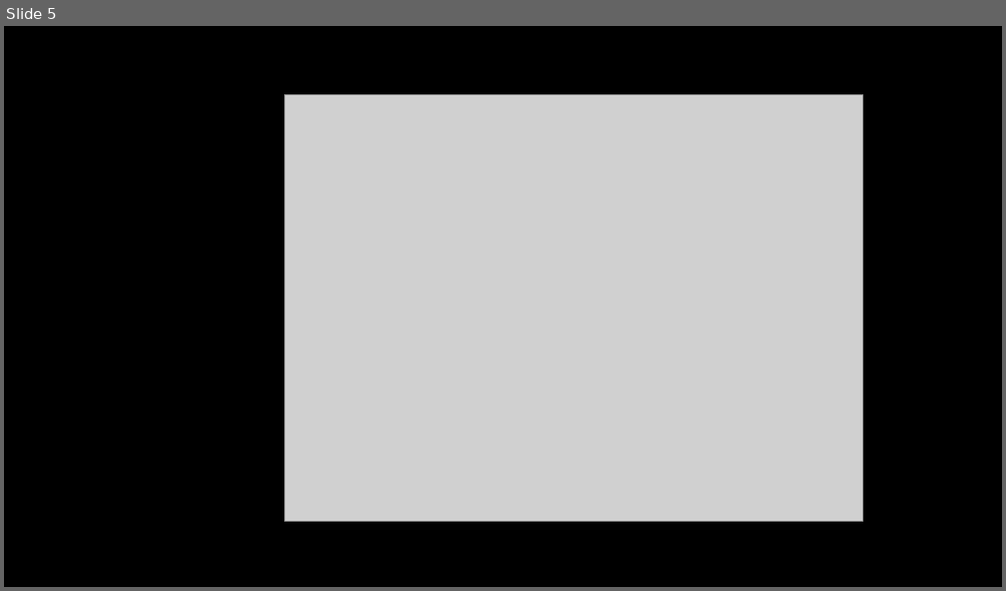
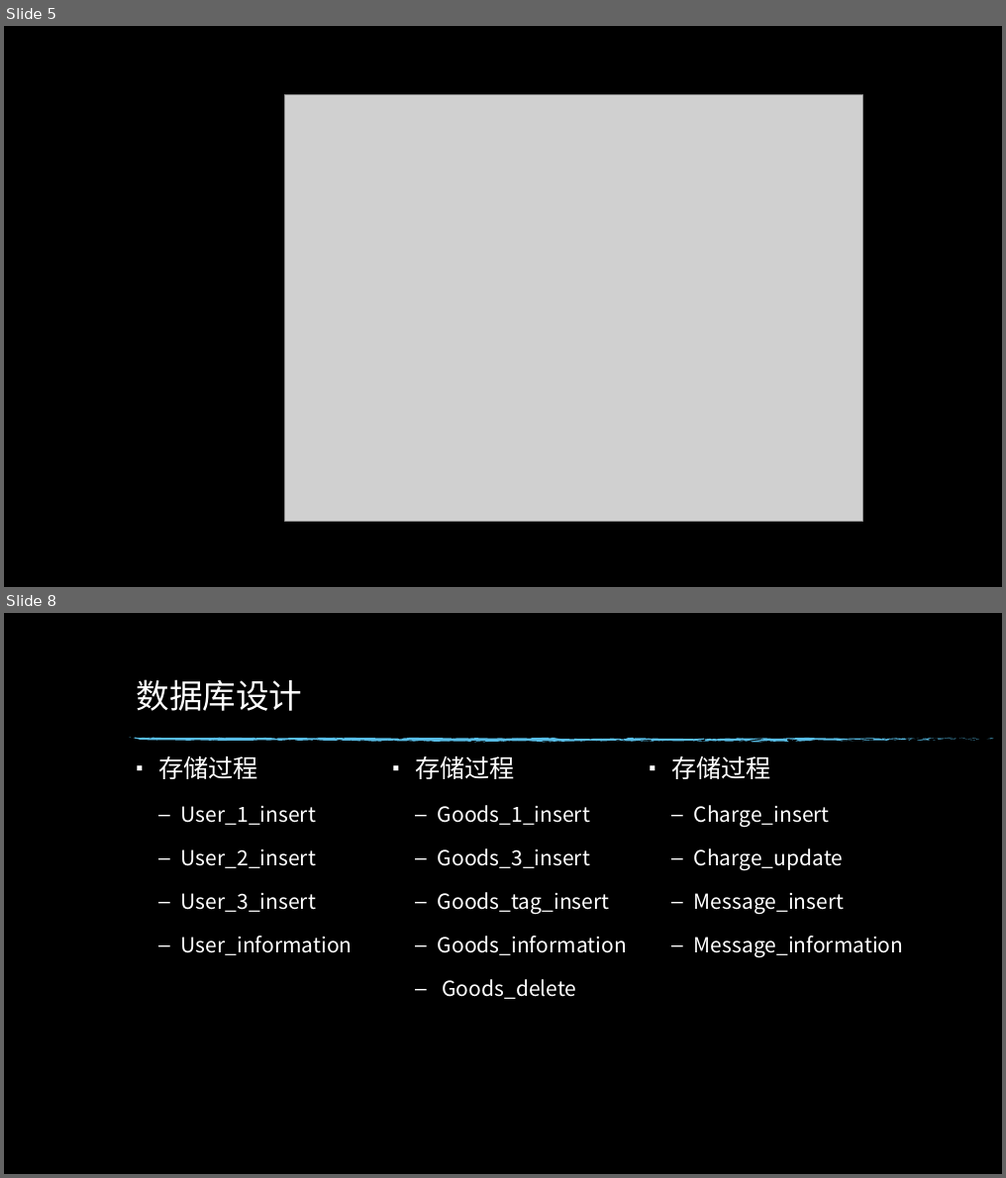
Before and after one commit to mycraftmw/db-course, a slide deck: 展示ppt.pptx. Shown one above the other, each under a label of ours: slide 5 before the commit, slides 5 and 8 after it; the slides between them are not shown. The pictures are 1006x591 and 1006x1178 pixels, drawn with LibreOffice and Linux fonts; fonts in the diff are those of the drawing; grey boxes stand for pictures; background and template pictures are left out. Boxes give left, top, right and bottom in pixels: in the first picture for what was removed or moved away, otherwise in the second. Text is boxed around its words. In the diff, an @@ line names an element or a change of style, - is before the commit and + after.

```diff
--- a/展示ppt.pptx
+++ b/展示ppt.pptx
@@ slide 8 added at (4, 613, 1002, 1174), background picture (left out) @@
@@ title added at (136, 679, 302, 711), 32 pt, text #FFFFFF @@
+数据库设计
@@ text added at (158, 756, 352, 956), 20 pt, text #FFFFFF @@
+▪ 存储过程
+  – User_1_insert
+  – User_2_insert
+  – User_3_insert
+  – User_information
@@ text added at (415, 756, 627, 999), 20 pt, text #FFFFFF @@
+▪ 存储过程
+  – Goods_1_insert
+  – Goods_3_insert
+  – Goods_tag_insert
+  – Goods_information
+  – Goods_delete
@@ group added at (129, 738, 994, 743): 74 freeform shapes @@
@@ text added at (671, 756, 904, 958), 20 pt, text #FFFFFF @@
+▪ 存储过程
+  – Charge_insert
+  – Charge_update
+  – Message_insert
+  – Message_information
```
Also in this commit, not shown: 1 slide changed, 3 other slides added, 1 slide removed, 1 other file.
